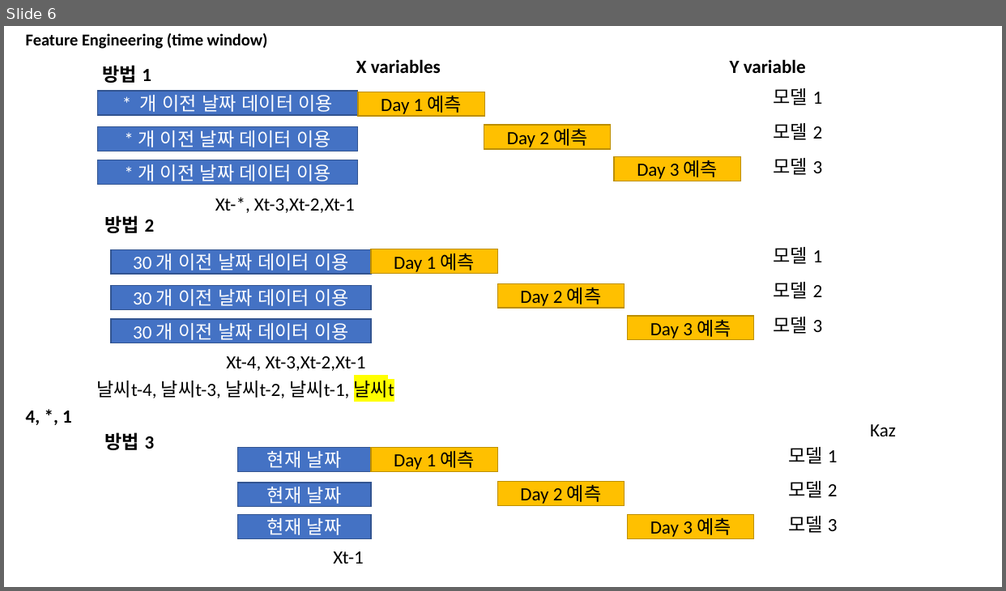
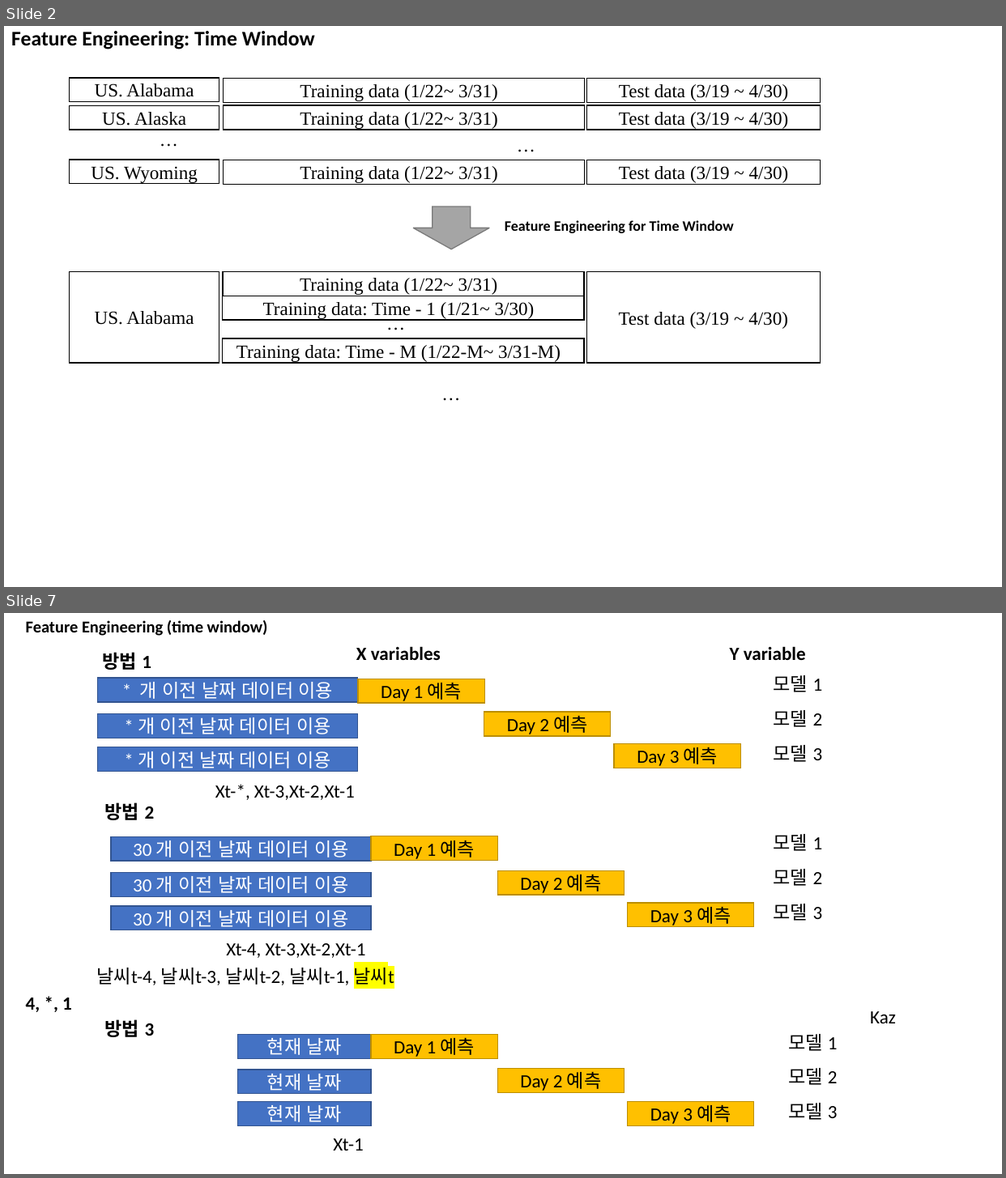
Before and after one commit to pcyoung75/GlobalForecasting, a slide deck: doc/Paper Images.pptx. Shown one above the other, each under a label of ours: slide 6 before the commit, slides 2 and 7 after it; the slides between them are not shown. The pictures are 1006x591 and 1006x1178 pixels, drawn with LibreOffice and Linux fonts; fonts in the diff are those of the drawing. Boxes give left, top, right and bottom in pixels: in the first picture for what was removed or moved away, otherwise in the second. Text is boxed around its words. In the diff, an @@ line names an element or a change of style, - is before the commit and + after.

```diff
--- a/doc/Paper Images.pptx
+++ b/doc/Paper Images.pptx
@@ slide 2 added at (4,26,1002,587), background #FFFFFF @@
@@ title added at (11,31,315,49), 20 pt, text #000000, bold @@
+Feature Engineering: Time Window
@@ rectangle added at (69,78,219,101), fill #FFFFFF, outline #000000 1 pt, 18 pt, text #000000 @@
+US. Alabama
@@ rectangle added at (224,79,585,102), fill #FFFFFF, outline #000000 1 pt, 18 pt, text #000000 @@
+Training data (1/22~ 3/31)
@@ rectangle added at (587,79,820,102), fill #FFFFFF, outline #000000 1 pt, 18 pt, text #000000 @@
+Test data (3/19 ~ 4/30)
@@ rectangle added at (69,106,219,130), fill #FFFFFF, outline #000000 1 pt, 18 pt, text #000000 @@
+US. Alaska
@@ rectangle added at (224,105,585,130), fill #FFFFFF, outline #000000 1 pt, 18 pt, text #000000 @@
+Training data (1/22~ 3/31)
@@ rectangle added at (587,105,820,130), fill #FFFFFF, outline #000000 1 pt, 18 pt, text #000000 @@
+Test data (3/19 ~ 4/30)
@@ text added at (151,124,185,154), 18 pt, text #000000 @@
+…
@@ text added at (509,130,543,160), 18 pt, text #000000 @@
+…
@@ rectangle added at (69,160,219,184), fill #FFFFFF, outline #000000 1 pt, 18 pt, text #000000 @@
+US. Wyoming
@@ rectangle added at (224,160,585,184), fill #FFFFFF, outline #000000 1 pt, 18 pt, text #000000 @@
+Training data (1/22~ 3/31)
@@ rectangle added at (587,160,820,184), fill #FFFFFF, outline #000000 1 pt, 18 pt, text #000000 @@
+Test data (3/19 ~ 4/30)
@@ down arrow added at (414,207,490,249), fill #A5A5A5, outline #7A7A7A 1 pt @@
@@ text added at (505,220,734,233), 14 pt, text #000000, bold @@
+Feature Engineering for Time Window
@@ rectangle added at (69,271,219,363), fill #FFFFFF, outline #000000 1 pt, 18 pt, text #000000 @@
+US. Alabama
@@ rectangle added at (223,271,584,296), fill #FFFFFF, outline #000000 1 pt, 18 pt, text #000000 @@
+Training data (1/22~ 3/31)
@@ rectangle added at (587,271,820,363), fill #FFFFFF, outline #000000 1 pt, 18 pt, text #000000 @@
+Test data (3/19 ~ 4/30)
@@ rectangle added at (223,297,584,320), fill #FFFFFF, outline #000000 1 pt, 18 pt, text #000000 @@
+Training data: Time - 1 (1/21~ 3/30)
@@ text added at (379,308,413,338), 18 pt, text #000000 @@
+…
@@ rectangle added at (223,339,584,363), fill #FFFFFF, outline #000000 1 pt, 18 pt, text #000000 @@
+Training data: Time - M (1/22-M~ 3/31-M)
@@ text added at (434,378,468,408), 18 pt, text #000000 @@
+…
@@ what was slide 6 is now slide 7 @@
```
Also in this commit, not shown: 1 slide changed, 61 other slides added, 4 other files.
